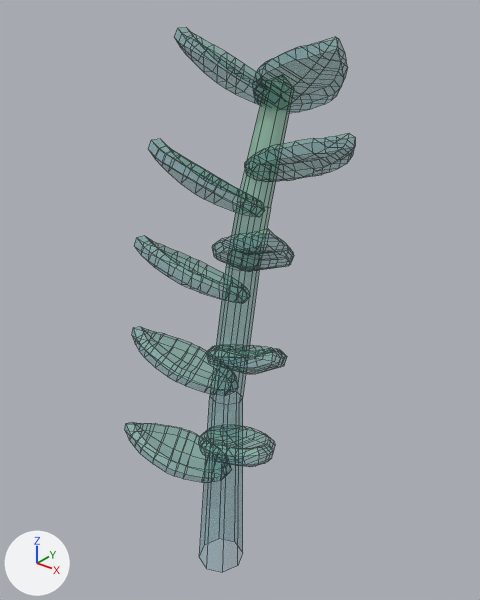
The FBX model Assets/Models/Tiny Treats plants/zzplant_leaf_large_B.fbx: old version first, new version second.
Rendered twice from a 50 mm camera at (1.38, -1.6, 2.13) aimed at (-0.01, 0.15, 1.05). The axes (+X, +Y, +Z) are drawn at lower left. The lights are the same throughout. Mesh edges are drawn as thin lines. Objects named as collision shapes, trigger or cutter boxes, shadow casters or lower levels of detail are left out. Where no turn or scale is listed for an object, it has been applied to the vertices.

In view in the first picture: 'zzplant_leaf_large_B'.
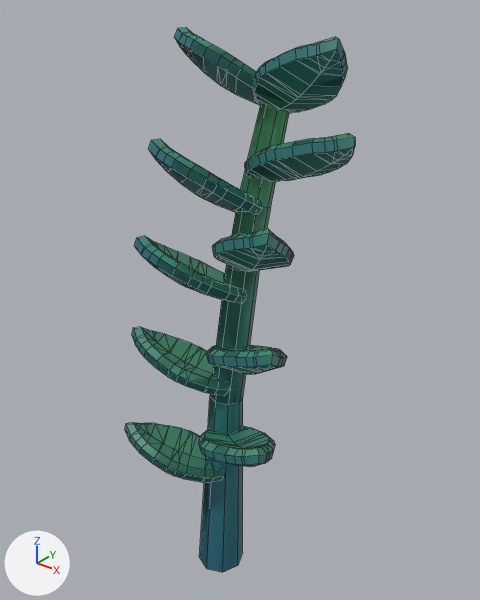
Changed parts and their boxes [x1, y1, x2, y2] in the pictures (480 x 600 px):
'zzplant_leaf_large_B', surface changed: [125, 29, 355, 572] in both
'zzplant_leaf_large_B_LOD1', added (cyan): after [125, 27, 355, 571]

The change, as a diff of the scene's bpy script:
```diff
--- a/Assets/Models/Tiny Treats plants/zzplant_leaf_large_B.fbx.py
+++ b/Assets/Models/Tiny Treats plants/zzplant_leaf_large_B.fbx.py
@@ img_tiny_treats_texture_1_png @@
-img_tiny_treats_texture_1_png = load_image('tiny_treats_texture_1.png', 'tiny_treats_texture_1.png', 1024, 1024, 'Non-Color')
+img_tiny_treats_texture_1_png = load_image('tiny_treats_texture_1.png', 'tiny_treats_texture_1.png', 1024, 1024, 'sRGB')
@@ mat_tiny_treats_1 @@
 n0 = _N.new('ShaderNodeBsdfPrincipled'); n0.name = 'Principled BSDF'
 n2 = _N.new('ShaderNodeTexImage'); n2.name = 'Image Texture'
 n2.image = img_tiny_treats_texture_1_png
-n3 = _N.new('ShaderNodeTexImage'); n3.name = 'Image Texture.001'
-n3.image = img_tiny_treats_texture_1_png
 _L.new(n2.outputs[0], n0.inputs[0])  # 'Color' to 'Base Color'
-_L.new(n3.outputs[0], n0.inputs[4])  # 'Color' to 'Alpha'
 _L.new(n0.outputs[0], n1.inputs[0])  # 'BSDF' to 'Surface'
+_L.new(n2.outputs[1], n0.inputs[4])  # 'Alpha' to 'Alpha'
@@ me_zzplant_leaf_large_b_001 @@
+me_zzplant_leaf_large_b_001.from_pydata(...)  # 747 vertices, 850 faces; spans x -0.36..0.39, y -0.22..0.41, z -0.11..1.98
+me_zzplant_leaf_large_b_001.materials.append(mat_tiny_treats_1)  # picture img_tiny_treats_texture_1_png
@@ ob_zzplant_leaf_large_b_lod1 @@
+ob_zzplant_leaf_large_b_lod1 = bpy.data.objects.new('zzplant_leaf_large_B_LOD1', me_zzplant_leaf_large_b_001)
+ob_zzplant_leaf_large_b_lod1.location = (0.0, 0.0, 0.0)
```
